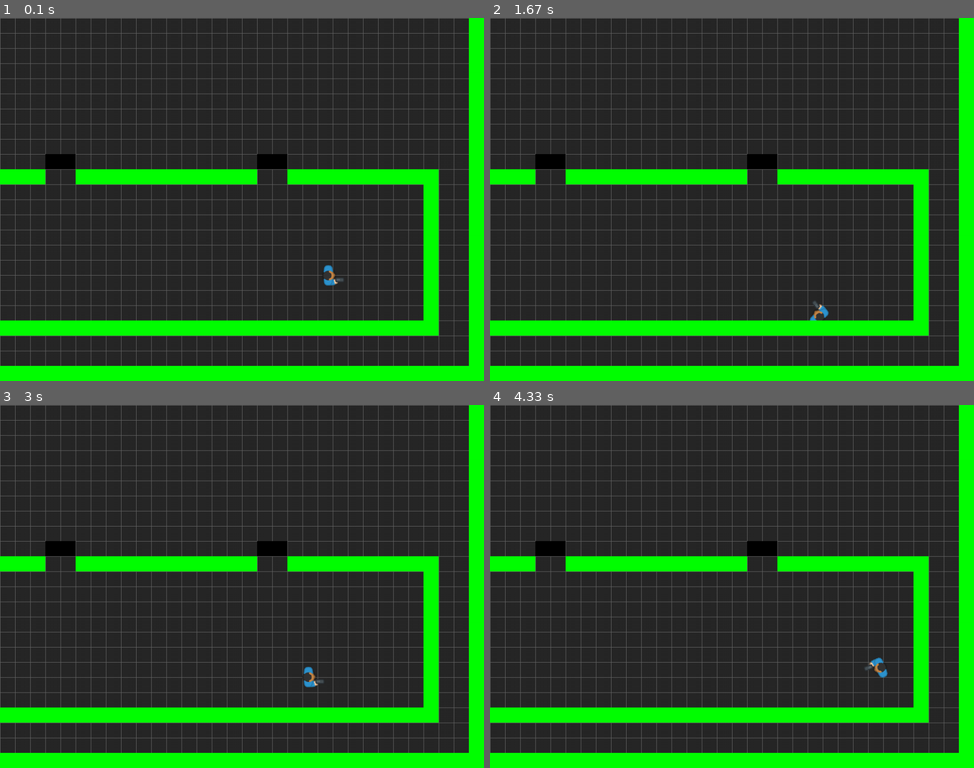
Above: before the commit, frames 1-4 (two rows, left to right).
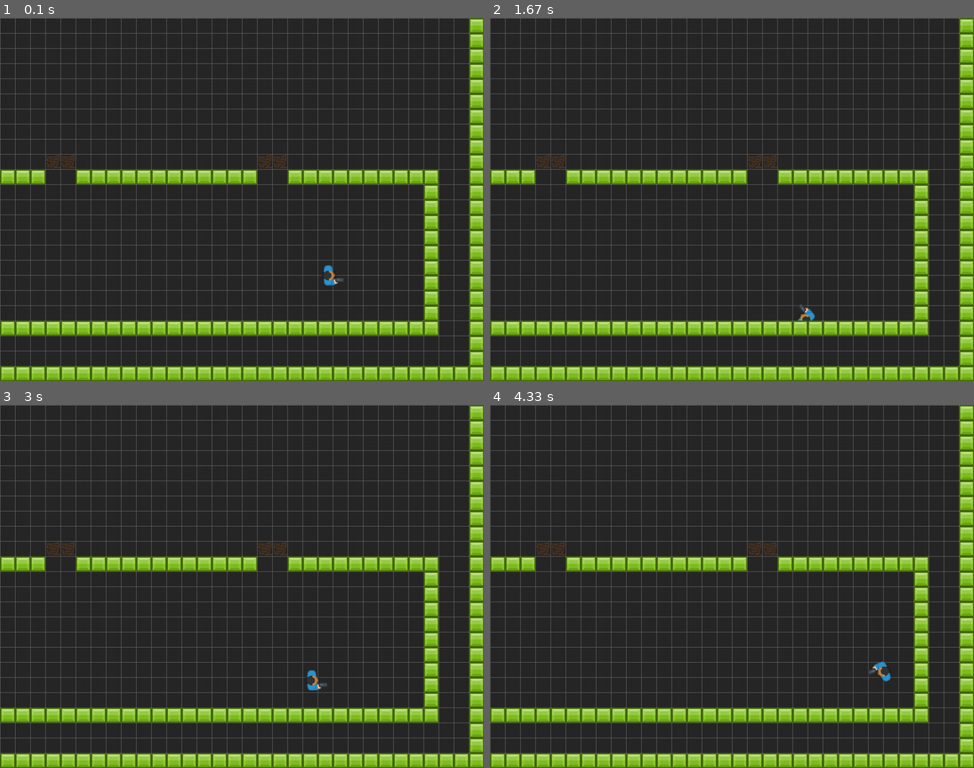
Above: after the commit, the same moments.

Repository: ceefar/PyGame
Game: pygame game, started from v1/main.py
The game is run twice, just before and just after one commit, with the same random seed, the same clock (stepped at 60 frames per second) and the same inputs.
Inputs:
- Up to frame 1 (0.1 s): no input
- Up to frame 2 (1.67 s): hold Right 0.33-0.8 s; hold Up 0.83-1.13 s; hold Right 1.17-1.63 s
- Up to frame 3 (3 s): hold Left 1.67-2.2 s; hold Down 2.23-2.53 s; hold Left 2.57-2.97 s
- Up to frame 4 (4.33 s): hold Up 3-3.37 s; hold Right 3.4-4.03 s; hold Down from 4.07 s (still down)

The runs differ from the first frame. In frame 1, 16% of the frame differs, in the area x 0-100%, y 0-100%; in frame 2, 16%; in frame 3, 16%; in frame 4, 16%.

Commit message:
mvp breakable wall + rebuild graphics & highlights

Diff:
--- a/v1/main.py
+++ b/v1/main.py
@@ -25,9 +25,34 @@
         img_folder = path.join(game_folder, "img")
         self.map = Map(path.join(game_folder, 'map2.txt'))
         self.player_img = pg.image.load(path.join(img_folder, PLAYER_IMG)).convert_alpha()
-        self.player_blur1_img = pg.image.load(path.join(img_folder, PLAYER_BLUR1_IMG)).convert_alpha()
-        self.player_blur3_img = pg.image.load(path.join(img_folder, PLAYER_BLUR3_IMG)).convert_alpha()
-        self.player_injury_img = pg.image.load(path.join(img_folder, PLAYER_INJURY1_IMG)).convert_alpha()
+        # scale up our new loaded wall image to the tilesize, if need to reuse functionality then make this a function or a class
+        self.wall_img = pg.image.load(path.join(img_folder, WALL_IMG)).convert_alpha()
+        self.wall_img = pg.transform.scale(self.wall_img, (TILESIZE, TILESIZE))
+
+        # test img stuff
+        self.break_wall_0_img = pg.image.load(path.join(img_folder, BREAK_WALL_0_IMG)).convert_alpha()
+        self.break_wall_0_img = pg.transform.scale(self.break_wall_0_img, (TILESIZE, TILESIZE))
+        self.break_wall_1_img = pg.image.load(path.join(img_folder, BREAK_WALL_1_IMG)).convert_alpha()
+        self.break_wall_1_img = pg.transform.scale(self.break_wall_1_img, (TILESIZE, TILESIZE))
+        self.break_wall_2_img = pg.image.load(path.join(img_folder, BREAK_WALL_2_IMG)).convert_alpha()
+        self.break_wall_2_img = pg.transform.scale(self.break_wall_2_img, (TILESIZE, TILESIZE))
+        self.break_wall_3_img = pg.image.load(path.join(img_folder, BREAK_WALL_3_IMG)).convert_alpha()
+        self.break_wall_3_img = pg.transform.scale(self.break_wall_3_img, (TILESIZE, TILESIZE))
+        self.break_wall_4_img = pg.image.load(path.join(img_folder, BREAK_WALL_4_IMG)).convert_alpha()
+        self.break_wall_4_img = pg.transform.scale(self.break_wall_4_img, (TILESIZE, TILESIZE))
+        self.break_wall_hl_0_img = pg.image.load(path.join(img_folder, BREAK_WALL_HL_0_IMG)).convert_alpha()
+        self.break_wall_hl_0_img = pg.transform.scale(self.break_wall_hl_0_img, (TILESIZE, TILESIZE))
+        self.break_wall_hl_1_img = pg.image.load(path.join(img_folder, BREAK_WALL_HL_1_IMG)).convert_alpha()
+        self.break_wall_hl_1_img = pg.transform.scale(self.break_wall_hl_1_img, (TILESIZE, TILESIZE))
+        self.break_wall_hl_2_img = pg.image.load(path.join(img_folder, BREAK_WALL_HL_2_IMG)).convert_alpha()
+        self.break_wall_hl_2_img = pg.transform.scale(self.break_wall_hl_2_img, (TILESIZE, TILESIZE))
+        self.break_wall_hl_3_img = pg.image.load(path.join(img_folder, BREAK_WALL_HL_3_IMG)).convert_alpha()
+        self.break_wall_hl_3_img = pg.transform.scale(self.break_wall_hl_3_img, (TILESIZE, TILESIZE))
+        self.break_wall_hl_4_img = pg.image.load(path.join(img_folder, BREAK_WALL_HL_4_IMG)).convert_alpha()
+        self.break_wall_hl_4_img = pg.transform.scale(self.break_wall_hl_4_img, (TILESIZE, TILESIZE))
+
+        # self.player_blur3_img = pg.image.load(path.join(img_folder, PLAYER_BLUR3_IMG)).convert_alpha()
+        # self.player_injury_img = pg.image.load(path.join(img_folder, PLAYER_INJURY1_IMG)).convert_alpha()
 
     def new(self):
         # initialize all variables and do all the setup for a new game
--- a/v1/settings.py
+++ b/v1/settings.py
@@ -48,9 +48,22 @@
 PLAYER_SPEED = 320
 PLAYER_ROT_SPEED = 250 # degrees per second, so just under 1 second to go all the way around (1 rotation)
 PLAYER_IMG = "manBlue_gun.png"
-PLAYER_HIT_RECT = pg.Rect(0,0,35,35)
+PLAYER_HIT_RECT = pg.Rect(0,0,20,20)
 
-WALL_IMG = "tileGreen_39.png"
+# More Image settings
+WALL_IMG = "tileGreen_39.png" # 108 x 108 (not right size btw)
+
+# better new test stuff
+BREAK_WALL_0_IMG = "wallTest_0.png"
+BREAK_WALL_1_IMG = "wallTest_1.png"
+BREAK_WALL_2_IMG = "wallTest_2.png"
+BREAK_WALL_3_IMG = "wallTest_3.png"
+BREAK_WALL_4_IMG = "wallTest_4.png"
+BREAK_WALL_HL_0_IMG = "wallTestHL_0.png"
+BREAK_WALL_HL_1_IMG = "wallTestHL_1.png"
+BREAK_WALL_HL_2_IMG = "wallTestHL_2.png"
+BREAK_WALL_HL_3_IMG = "wallTestHL_3.png"
+BREAK_WALL_HL_4_IMG = "wallTestHL_4.png"
 
 # new test stuff
 PLAYER_BLUR1_IMG = "manBlue_gun_blur1.png"
--- a/v1/sprites.py
+++ b/v1/sprites.py
@@ -242,11 +242,12 @@
         # new test
         if self.waiting:
             space_end = pg.time.get_ticks()
-            if space_end - self.waiting >= 2000:
+            if space_end - self.waiting >= 1000:
+                print(f"interactions enabled")
                 self.waiting = False
         if self.waiting_print:
             space_end = pg.time.get_ticks()
-            if space_end - self.waiting_print >= 2000:
+            if space_end - self.waiting_print >= 1000:
                 self.waiting_print = False
 
 
@@ -255,8 +256,7 @@
         self.groups = game.all_sprites, game.walls
         pg.sprite.Sprite.__init__(self, self.groups)
         self.game = game
-        self.image = pg.Surface((TILESIZE, TILESIZE))
-        self.image.fill(GREEN)
+        self.image = game.wall_img
         self.rect = self.image.get_rect()
         self.x = x
         self.y = y
@@ -273,17 +273,17 @@
         self.groups = game.all_sprites, game.breakablewalls
         pg.sprite.Sprite.__init__(self, self.groups)
         self.game = game
-        self.image = pg.Surface((TILESIZE, TILESIZE))
-        self.image.fill(GREEN)
+        self.hp_current = hp
+        # sets the image, tho mayb should set to a default first incase sumnt weird happens and need a fallback idk
+        self.update_image()
         self.rect = self.image.get_rect()
         # new - need position vector now too
         self.pos = vec(x, y) * TILESIZE
 
-        self.hp_current = hp
         self.hp_max = 4
         self.build_bar = 0
         self.player = player
-        self.update_colour()
+
         # if the class variable wall_ids is not an empty list
         if BreakableWall.wall_ids:
             # then add the most recent id + 1
@@ -299,14 +299,10 @@
     def get_hp(self):
         return(self.hp_current)
 
-    # [ todo ] - we have timed interactions now with is_interacting so implement that duh
     def try_repair_wall(self):
-        self.build_bar += 1 # build bar is just the per frame builder,
-        if self.hp_current < self.hp_max: # so if we arent already a max hp wall
-            if self.build_bar == 30: # then if held for half a second at 60 frames, 1 hp will be added
-                # self.do_once(x())
-                self.hp_current = self.hp_current + 1
-                self.build_bar = 0
+        # we're using delta time now for 1 second, see historical_backups v1_6 for the percent meter version (which is kinda better tbf but added complexity at this stage has diminishing returns)
+        self.do_one_repair()
+
         # for infectious buildling, repairing a tile will repairing any that are touching it
         for a_wall in self.wall_ids:
             # check if we this wall is near any other walls
@@ -315,22 +311,45 @@
                 if a_wall.hp_current != self.hp_current:
                     self.print_once(f"Shared Our HP Commrade -> {a_wall.hp_current}, {self.hp_current}")
                     a_wall.hp_current = self.hp_current
-        print(f"reparing wall [ {self.myid} - {self.hp_current}hp ] -> {self.build_bar = }")
-        self.update_colour()
-
-    def update_colour(self):
+        # print(f"repairing wall [ {self.myid} - {self.hp_current}hp ] -> {self.build_bar = }")
+        self.update_image()
+
+    def update_image(self, is_near=False):
         """ every time something interacts with me, run this (?) """
-        # DARKGREY, GREY, LIGHTGREY, PRINT, RUST, HIGHLIGHTER, PALEGREY, TAN, COFFEE, MOONGLOW
+        # if box has 0 hp
         if self.hp_current == 0:
-            self.image.fill(BLACK)
+            # [ testing! ]
+            # then in here you want the hp x is interacting check from update
+            #if self.hp_current < self.hp_max: # if this wall is full hp
+            if is_near:
+                self.image = self.game.break_wall_hl_0_img
+            else:
+                self.image = self.game.break_wall_0_img
+            #self.image.fill(BLACK)
+        # if box has 1 hp
         elif self.hp_current == 1:
-            self.image.fill(GREY) # TOO MUCH LIKE BACKGROUND BUT MAYBE
+            if is_near:
+                self.image = self.game.break_wall_hl_1_img # if near use the highlighted version
+            else:
+                self.image = self.game.break_wall_1_img
+        # if box has 2 hp
         elif self.hp_current == 2:
-            self.image.fill(BROWNTONE1) # DECENT
+            if is_near:
+                self.image = self.game.break_wall_hl_2_img # if near use the highlighted version
+            else:
+                self.image = self.game.break_wall_2_img
+        # if box has 3 hp
         elif self.hp_current == 3:
-            self.image.fill(BROWNTONE2) # DECENT
+            if is_near:
+                self.image = self.game.break_wall_hl_3_img # if near use the highlighted version
+            else:
+                self.image = self.game.break_wall_3_img
+        # if box has 1 hp
         elif self.hp_current == 4:
-            self.image.fill(BROWNTONE3) # DECENT
+            if is_near:
+                self.image = self.game.break_wall_hl_4_img # if near use the highlighted version
+            else:
+                self.image = self.game.break_wall_4_img
 
     def is_near(self, x, y):
         # [ todo-asap! ] - the reason it goes up by 2 is if touching 2
@@ -360,11 +379,11 @@
             print(print_me)
             self.player.waiting_print = pg.time.get_ticks()
 
-    # unused, does work in theory but not properly tested
-    def do_once(self, func): # temp test for debugging only
-        # abusing the players waiting variable to only do an action 1 once every x seconds (2s currently)
+    def do_one_repair(self): # temp test for now
+        # use waiting var to only do 1 interaction per x, tho should use is_interacting thing instead < do this asap as stateness duh
         if not self.player.waiting:
-            func
+            self.hp_current = self.hp_current + 1
+            print(f"DONE REPAIR {self.myid=} {self.hp_current=} - interactions disabled")
             self.player.waiting = pg.time.get_ticks()
 
     def update(self):
@@ -374,18 +393,18 @@
         if self.is_near(None, None):
             # if the wall can be rebuilt more still
             if self.hp_current < self.hp_max:
-                # and the player isn't interacting with anything
-                # currently only the 'e' aka 'build' key but will be others for sure, sprint too surely duhhh!
-                if self.player.is_interacting == False:
-                    self.image.fill(HIGHLIGHTER)
-            else:
-                self.image.fill(BROWNTONE4)
-        else:
-            self.update_colour()
+                # if self.player.is_interacting == False: and the player isn't interacting with anything, currently only the 'e' aka 'build' key but will be others for sure, sprint too surely duhhh!
+                self.update_image(True)
+            else:
+                # can just use a dull highlight on full hp box img as thats always what this will be, is handy tbf
+                self.image = self.game.break_wall_hl_4_img
+        else:
+            self.update_image()
 
     # [ todo-asap! ] - wall max hp broken again
     # [ todo-asap! ] - then continue tuts pls!
 
+    # DARKGREY, GREY, LIGHTGREY, PRINT, RUST, HIGHLIGHTER, PALEGREY, TAN, COFFEE, MOONGLOW
 
     # unused implementation of is interacting
     """
Binary file added: v1/img/wallTest2A.png
Binary file added: v1/img/wallTest2B.png
Binary file added: v1/img/wallTestHL_0.png
Binary file added: v1/img/wallTestHL_1.png
Binary file added: v1/img/wallTestHL_2.png
Binary file added: v1/img/wallTestHL_3.png
Binary file added: v1/img/wallTestHL_4.png
Binary file added: v1/img/wallTest_0.png
Binary file added: v1/img/wallTest_1.png
Binary file added: v1/img/wallTest_2.png
Binary file added: v1/img/wallTest_3.png
Binary file added: v1/img/wallTest_4.png
(and 1 more such lines)
